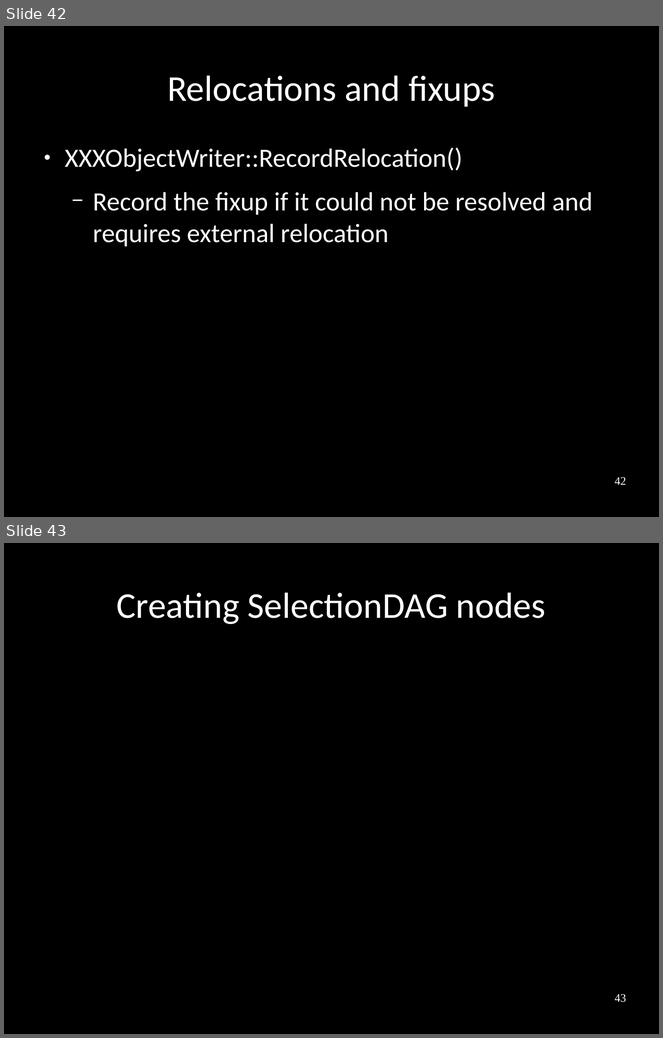
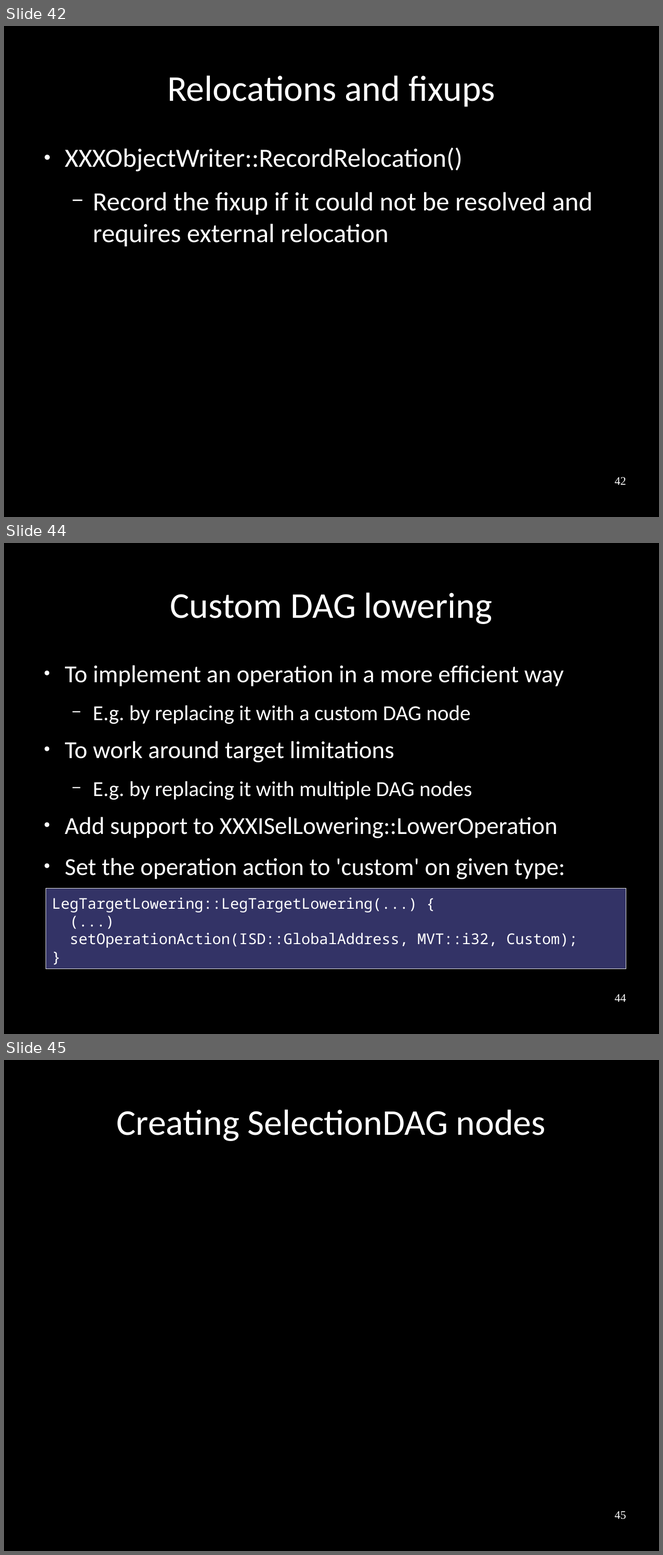
Before and after one commit to frasercrmck/llvm-leg, a slide deck: docs/Codeplay/Slides.odp. Shown one above the other, each under a label of ours: slides 42 and 43 before the commit, slides 42, 44 and 45 after it; the slides between them are not shown. The pictures are 663x1038 and 663x1555 pixels, drawn with LibreOffice and Linux fonts; fonts in the diff are those of the drawing. Boxes give left, top, right and bottom in pixels: in the first picture for what was removed or moved away, otherwise in the second. Text is boxed around its words. In the diff, an @@ line names an element or a change of style, - is before the commit and + after.

Commit message:
Custom DAG lowering.

```diff
--- a/docs/Codeplay/Slides.odp
+++ b/docs/Codeplay/Slides.odp
@@ slide 44 added at (x1=4, y1=543, x2=659, y2=1034), background #000000 @@
@@ title added at (x1=170, y1=592, x2=492, y2=624), 44 pt, text #FFFFFF @@
+Custom DAG lowering
@@ text added at (x1=65, y1=665, x2=566, y2=879), 29.6 pt, text #FFFFFF @@
+● To implement an operation in a more efficient way
+  − E.g. by replacing it with a custom DAG node
+● To work around target limitations
+  − E.g. by replacing it with multiple DAG nodes
+● Add support to XXXISelLowering::LowerOperation
+● Set the operation action to 'custom' on given type:
@@ rectangle added at (x1=46, y1=888, x2=626, y2=969), fill #333366, outline #E6E6E6 0 pt, 18 pt, text #FFFFFF @@
+LegTargetLowering::LegTargetLowering(...) {
+(...)
+setOperationAction(ISD::GlobalAddress, MVT::i32, Custom);
+}
@@ page number added at (x1=615, y1=994, x2=626, y2=1002), 14 pt, text #FFFFFF @@
+44
@@ what was slide 43 is now slide 45 @@
@@ page number at (x1=615, y1=1511, x2=626, y2=1520): text changed @@
-43
+45
```
Also in this commit, not shown: 1 other slide added, 2 slides removed.
